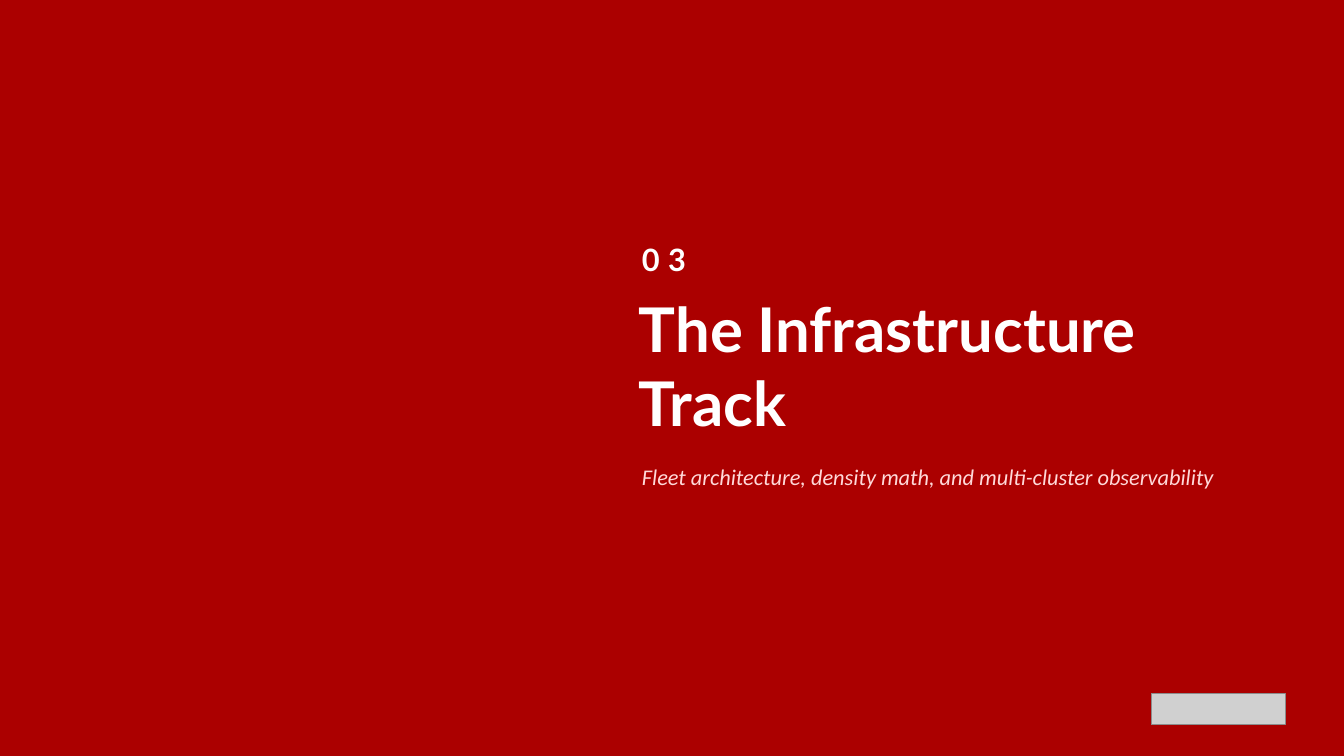
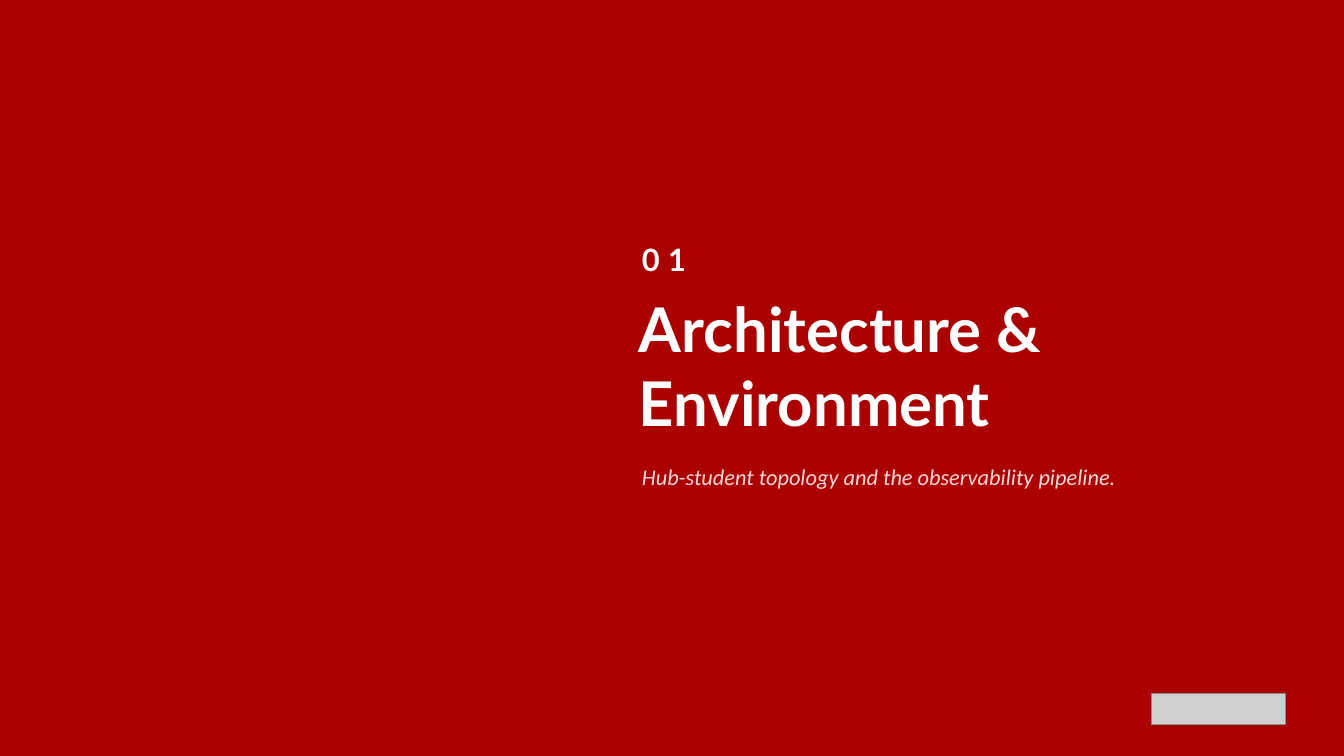
Before and after one commit to tosin2013/capacity-planning-lab-guide, a slide deck: slide 7 of presentation/capacity-planning-workshop-r01.0.pptx (slide 11 before the commit). Drawn at 1344x756 pixels with LibreOffice and Linux fonts; fonts in the diff are those of the drawing; grey boxes stand for pictures; background and template pictures are left out. Boxes give left, top, right and bottom in pixels: in the first picture for what was removed or moved away, otherwise in the second. Text is boxed around its words. In the diff, an @@ line names an element or a change of style, - is before the commit and + after.

Commit message:
Rebuild workshop presentation deck with new diagrams and align RHACM version
Replace the prior presentation with a 27-slide programmatic deck covering
business problem, architecture, all 9 modules, outcomes, and 90-day action
plan. Add 4 new diagrams (hub-student architecture, observability data flow,
workshop journey, maturity model). Align README RHACM version to 2.16+ to
match the deployment config and lab guide.

```diff
--- a/presentation/capacity-planning-workshop-r01.0.pptx
+++ b/presentation/capacity-planning-workshop-r01.0.pptx
@@ text at bbox=[642, 248, 686, 272]: text changed @@
-03
+01
@@ text at bbox=[639, 306, 990, 427]: text changed @@
-The Infrastructure Track
+Architecture & Environment
@@ text at bbox=[642, 469, 1116, 489]: text changed @@
-Fleet architecture, density math, and multi-cluster observability
+Hub-student topology and the observability pipeline.
```
Also in this commit, not shown: 15 other slides changed, 11 slides added, 7 slides removed, 20 other files.
